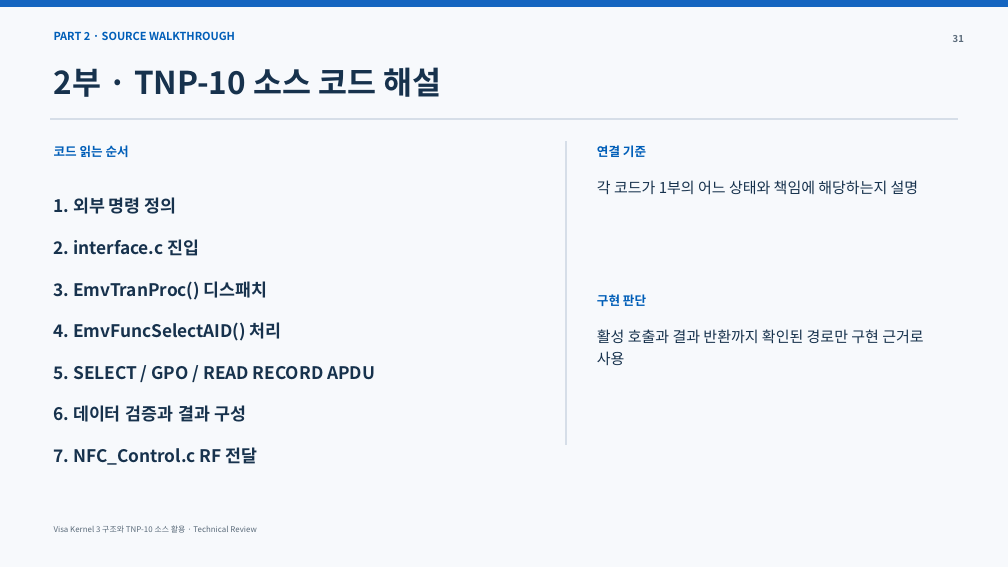
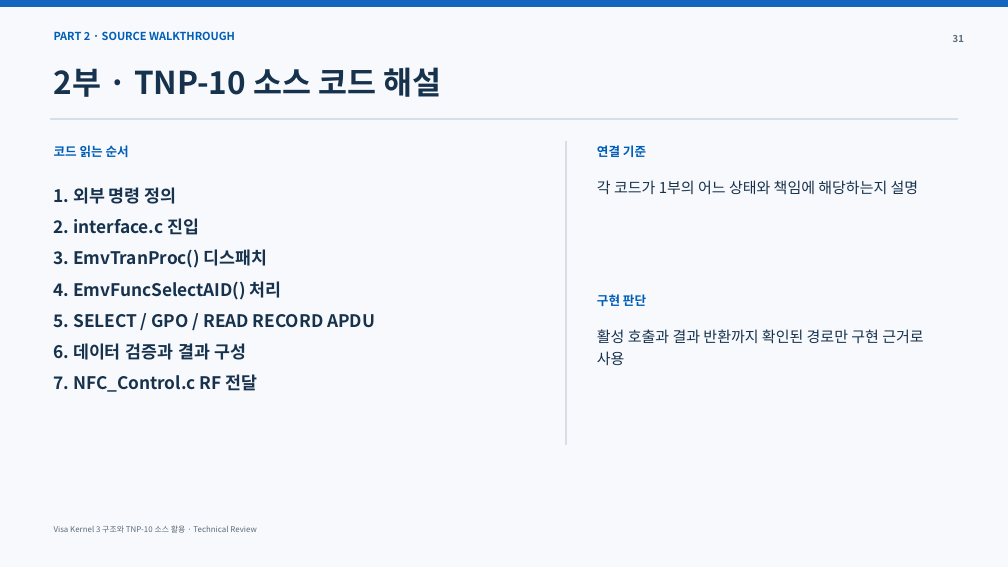
Before and after one commit to tjdguswls01/SeongHyeonJin_em, a slide deck: slide 32 of kernel/01_VISA/visa.pptx. Drawn at 1008x567 pixels with LibreOffice and Linux fonts; fonts in the diff are those of the drawing. Boxes give left, top, right and bottom in pixels: in the first picture for what was removed or moved away, otherwise in the second. Text is boxed around its words. In the diff, an @@ line names an element or a change of style, - is before the commit and + after.

```diff
--- a/kernel/01_VISA/visa.pptx
+++ b/kernel/01_VISA/visa.pptx
@@ text "1. 외부 명령 정의" at (54, 187, 375, 392): line spacing 2 to 1.5 @@
```
Also in this commit, not shown: 3 other slides changed, 9 other files.
